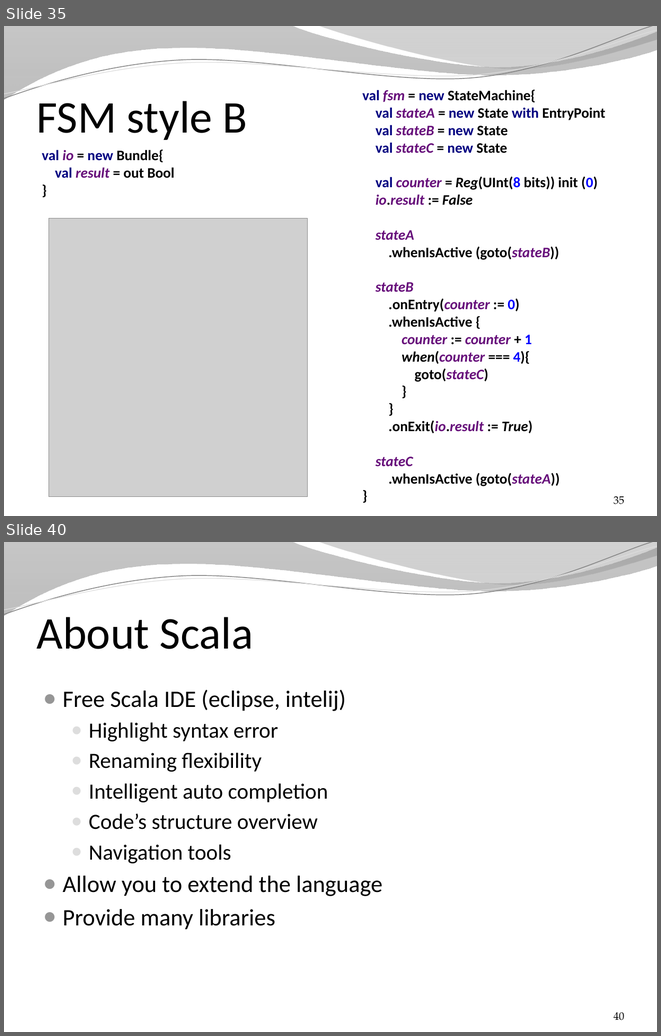
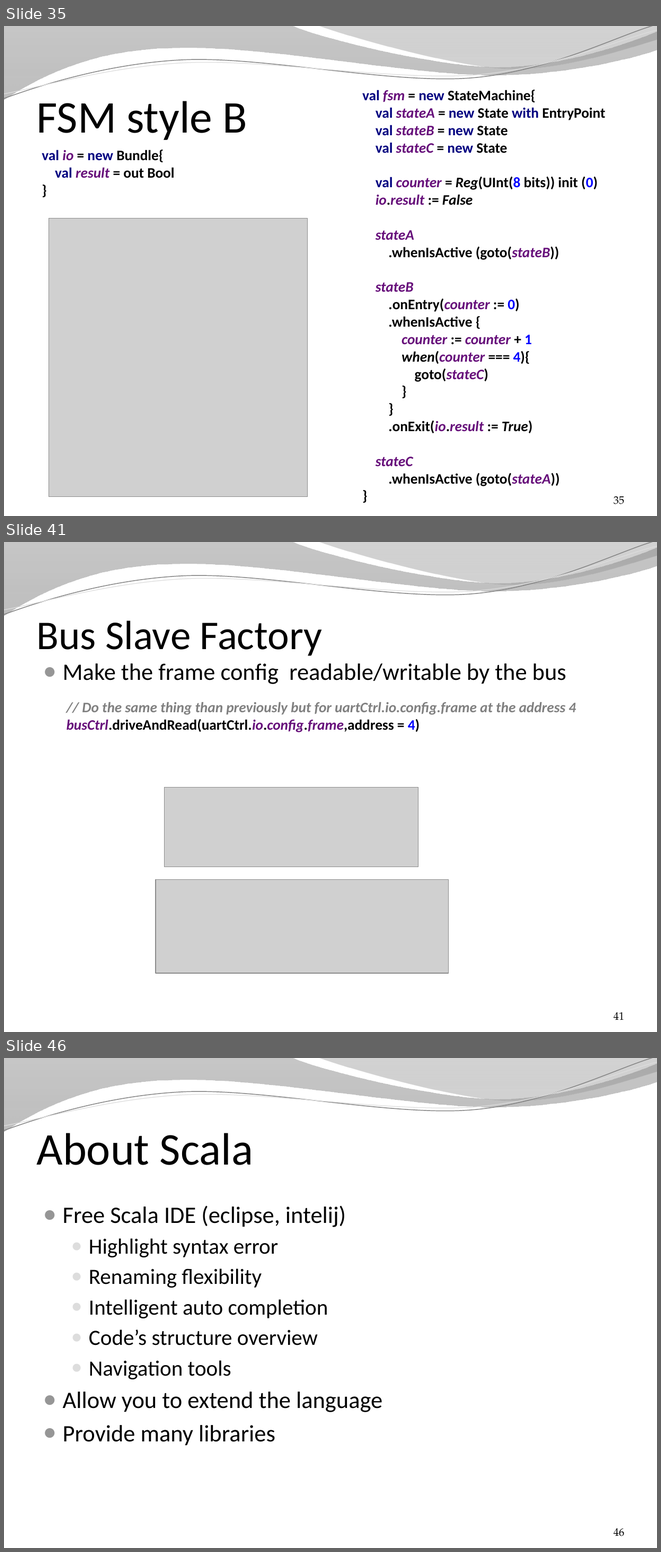
Before and after one commit to SpinalHDL/SpinalDoc, a slide deck: presentation/en/presentation.pptx. Shown one above the other, each under a label of ours: slides 35 and 40 before the commit, slides 35, 41 and 46 after it; the slides between them are not shown. The pictures are 661x1036 and 661x1552 pixels, drawn with LibreOffice and Linux fonts; fonts in the diff are those of the drawing; grey boxes stand for pictures; background and template pictures are left out. Boxes give left, top, right and bottom in pixels: in the first picture for what was removed or moved away, otherwise in the second. Text is boxed around its words. In the diff, an @@ line names an element or a change of style, - is before the commit and + after.

Commit message:
update presentation bus slave factory

```diff
--- a/presentation/en/presentation.pptx
+++ b/presentation/en/presentation.pptx
@@ slide 41 added at (4, 542, 657, 1032), background picture (left out); not listed: 4 template elements that a slide beside it also shows @@
@@ title added at (37, 620, 322, 656), 45 pt, text #000000 @@
+Bus Slave Factory
@@ text added at (63, 663, 566, 684), 26 pt, text #000000 @@
+● Make the frame config readable/writable by the bus
@@ text added at (67, 702, 576, 732), 16 pt, text #808080, bold, italic @@
+// Do the same thing than previously but for uartCtrl.io.config.frame at the address 4
+busCtrl.driveAndRead(uartCtrl.io.config.frame,address = 4)
@@ picture added at (165, 787, 418, 866) @@
@@ picture added at (156, 880, 449, 973) @@
@@ page number added at (614, 1012, 624, 1020), 12 pt, text #000000 @@
+41
@@ what was slide 40 is now slide 46 @@
@@ page number at (614, 1528, 624, 1536): text changed @@
-40
+46
```
Also in this commit, not shown: 6 slides changed, 9 other slides added, 3 other files.
